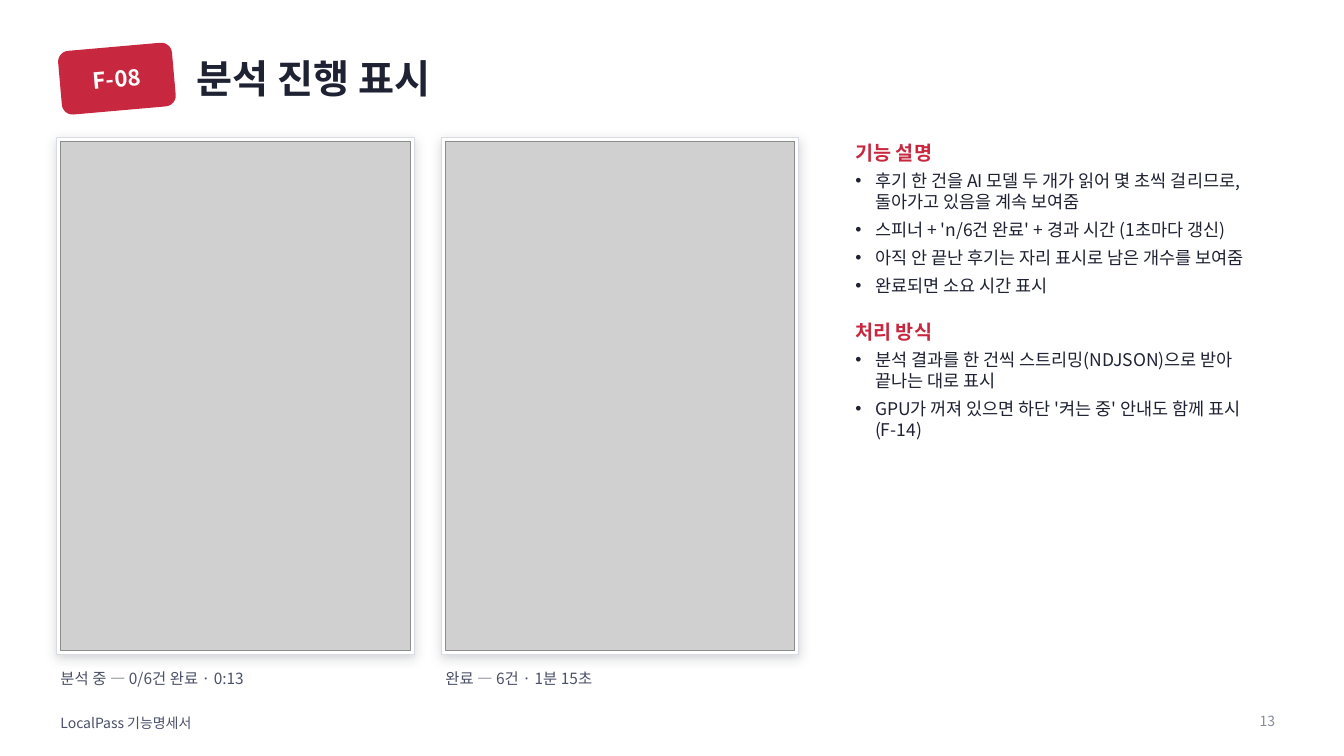
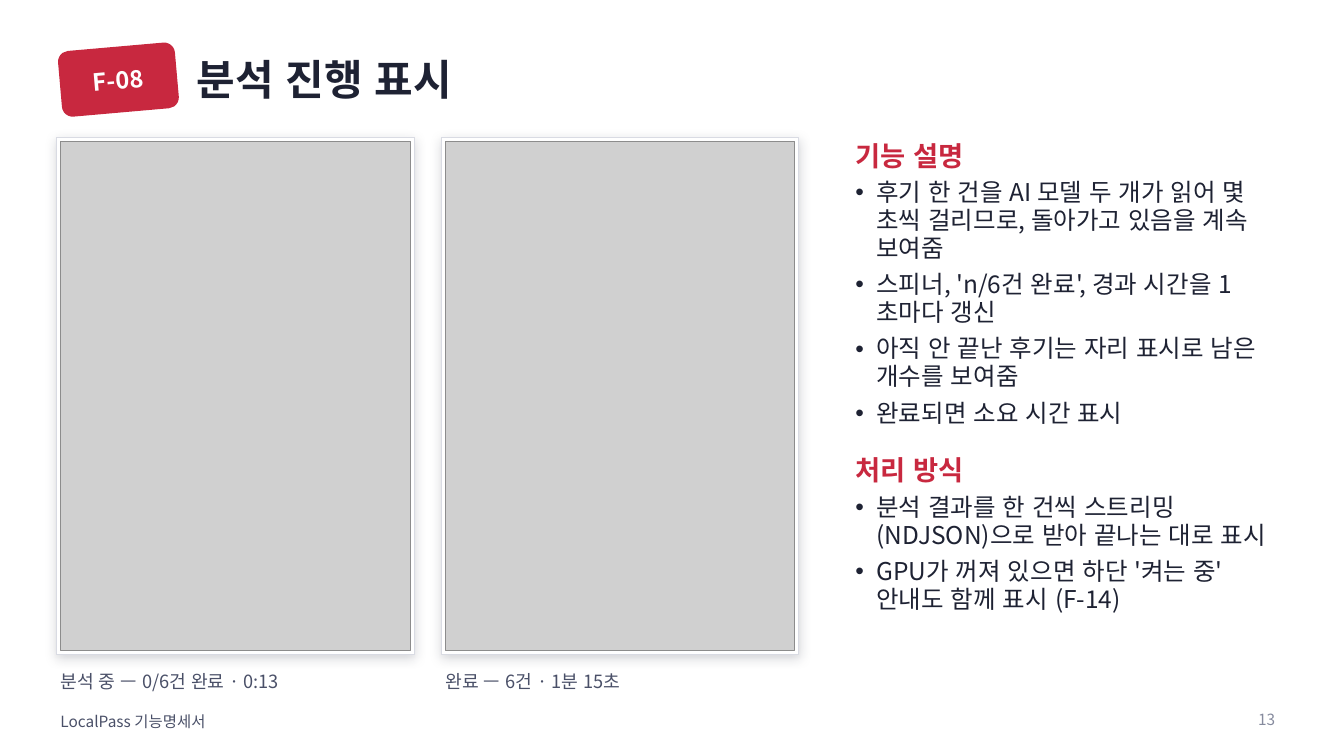
Before and after one commit to 55wind/localpass, a slide deck: slide 13 of docs/LocalPass_기능명세서.pptx. Drawn at 1344x756 pixels with LibreOffice and Linux fonts; fonts in the diff are those of the drawing; grey boxes stand for pictures. Boxes give left, top, right and bottom in pixels: in the first picture for what was removed or moved away, otherwise in the second. Text is boxed around its words. In the diff, an @@ line names an element or a change of style, - is before the commit and + after.

```diff
--- a/docs/LocalPass_기능명세서.pptx
+++ b/docs/LocalPass_기능명세서.pptx
@@ rounded rectangle "F-08" at (x1=58, y1=42, x2=179, y2=117): size 16 to 17 pt; proportions changed @@
@@ title "분석 진행 표시" at (x1=197, y1=59, x2=452, y2=99): size 28 to 30 pt @@
@@ text at (x1=855, y1=143, x2=1266, y2=613): size 14 to 19.5 pt in "기능 설명", "처리 방식"; size 12.5 to 17.5 pt in "후기 한 건을 AI 모델 두 개가 ...", "아직 안 끝난 후기는 자리 표시로 남은 ...", "완료되면 소요 시간 표시", "분석 결과를 한 건씩 스트리밍(NDJSON)으로 받아 끝나는 ..." and 1 more places; line spacing 1 to 0.95; more space between paragraphs; indent changed @@
@@ text at (x1=876, y1=272, x2=1212, y2=323): text changed; size 12.5 to 17.5 pt @@
-• 스피너 + 'n/6건 완료' + 경과 시간 (1초마다 갱신)
+• 스피너, 'n/6건 완료', 경과 시간을 1초마다 갱신
@@ text "분석 중 — 0/6건 완료 ..." at (x1=60, y1=673, x2=279, y2=691): size 11 to 13 pt @@
@@ text "완료 — 6건 · 1분 ..." at (x1=445, y1=673, x2=620, y2=689): size 11 to 13 pt @@
@@ text "LocalPass 기능명세서" at (x1=60, y1=714, x2=205, y2=728): size 10 to 11 pt @@
@@ page number at (x1=1258, y1=713, x2=1275, y2=725): size 10 to 11 pt @@
```
Also in this commit, not shown: 25 other slides changed, 2 other files.
